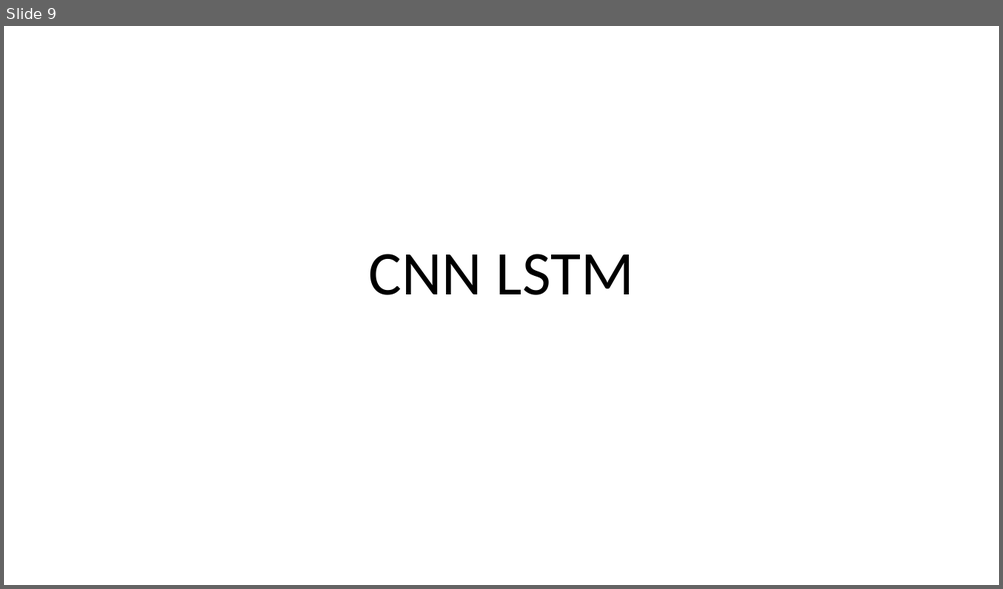
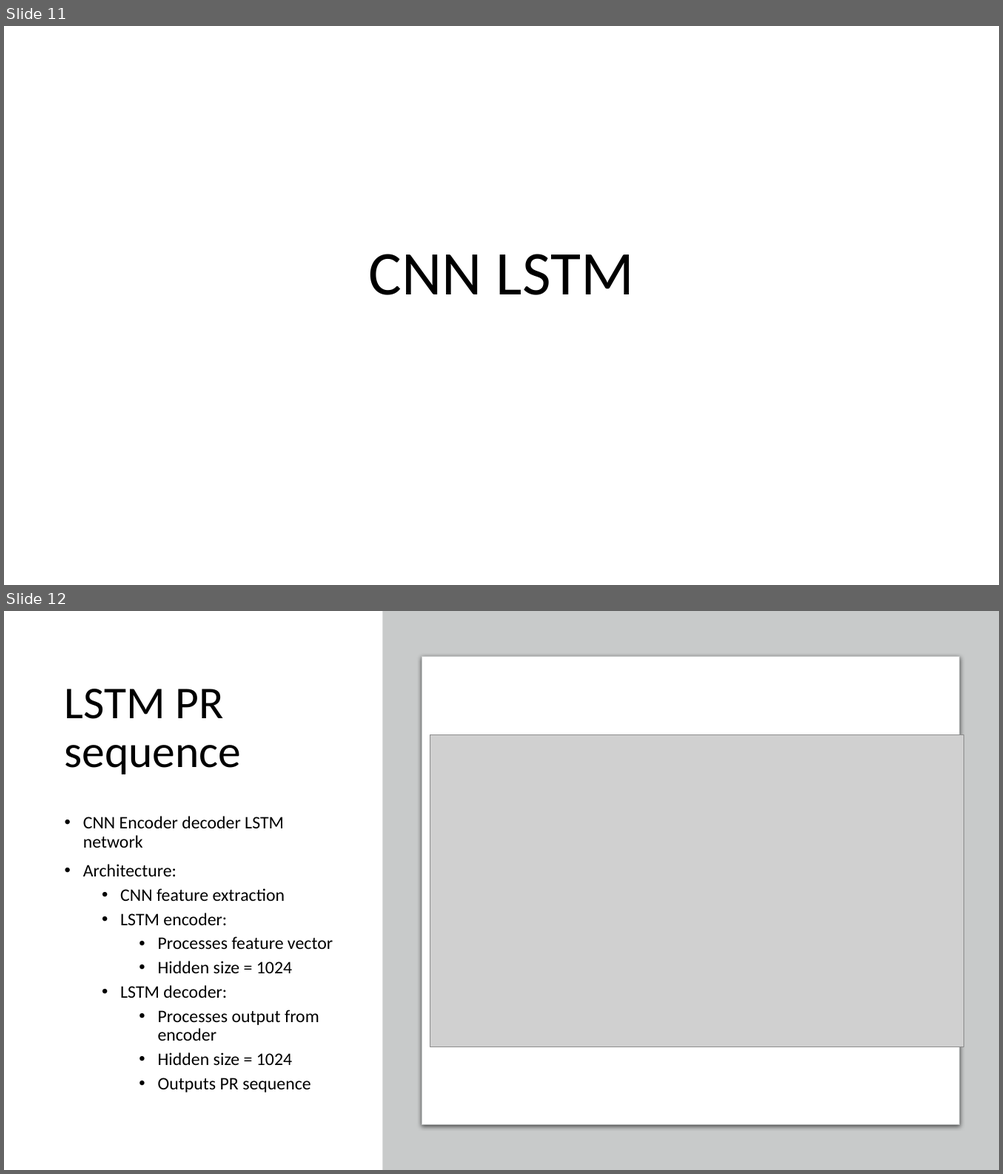
Before and after one commit to lancedw/3D-state-prediction-for-surface-vessels-using-IMU-data-and-images, a slide deck: Documentation/Presentations/Meeting 22-04-22.pptx. Shown one above the other, each under a label of ours: slide 9 before the commit, slides 11 and 12 after it. The pictures are 1003x589 and 1003x1174 pixels, drawn with LibreOffice and Linux fonts; fonts in the diff are those of the drawing; grey boxes stand for pictures. Boxes give left, top, right and bottom in pixels: in the first picture for what was removed or moved away, otherwise in the second. Text is boxed around its words. In the diff, an @@ line names an element or a change of style, - is before the commit and + after.

```diff
--- a/Documentation/Presentations/Meeting 22-04-22.pptx
+++ b/Documentation/Presentations/Meeting 22-04-22.pptx
@@ slide 12 added at (x1=4, y1=611, x2=999, y2=1170), background #FFFFFF @@
@@ rectangle added at (x1=382, y1=611, x2=999, y2=1170), fill #C8CACA @@
@@ rounded rectangle added at (x1=422, y1=657, x2=959, y2=1125), fill #FFFFFF, outline #C8CACA 0.75 pt @@
@@ title added at (x1=65, y1=689, x2=242, y2=775), 44 pt, text #000000 @@
+LSTM PR sequence
@@ picture added at (x1=430, y1=735, x2=965, y2=1048) @@
@@ text added at (x1=83, y1=816, x2=333, y2=1093), 17 pt, text #000000 @@
+• CNN Encoder decoder LSTM network
+• Architecture:
+  • CNN feature extraction
+  • LSTM encoder:
+    • Processes feature vector
+    • Hidden size = 1024
+  • LSTM decoder:
+    • Processes output from encoder
+    • Hidden size = 1024
+    • Outputs PR sequence
@@ what was slide 9 is now slide 11 @@
```
Also in this commit, not shown: 4 slides changed, 11 other slides added, 5 slides removed.
